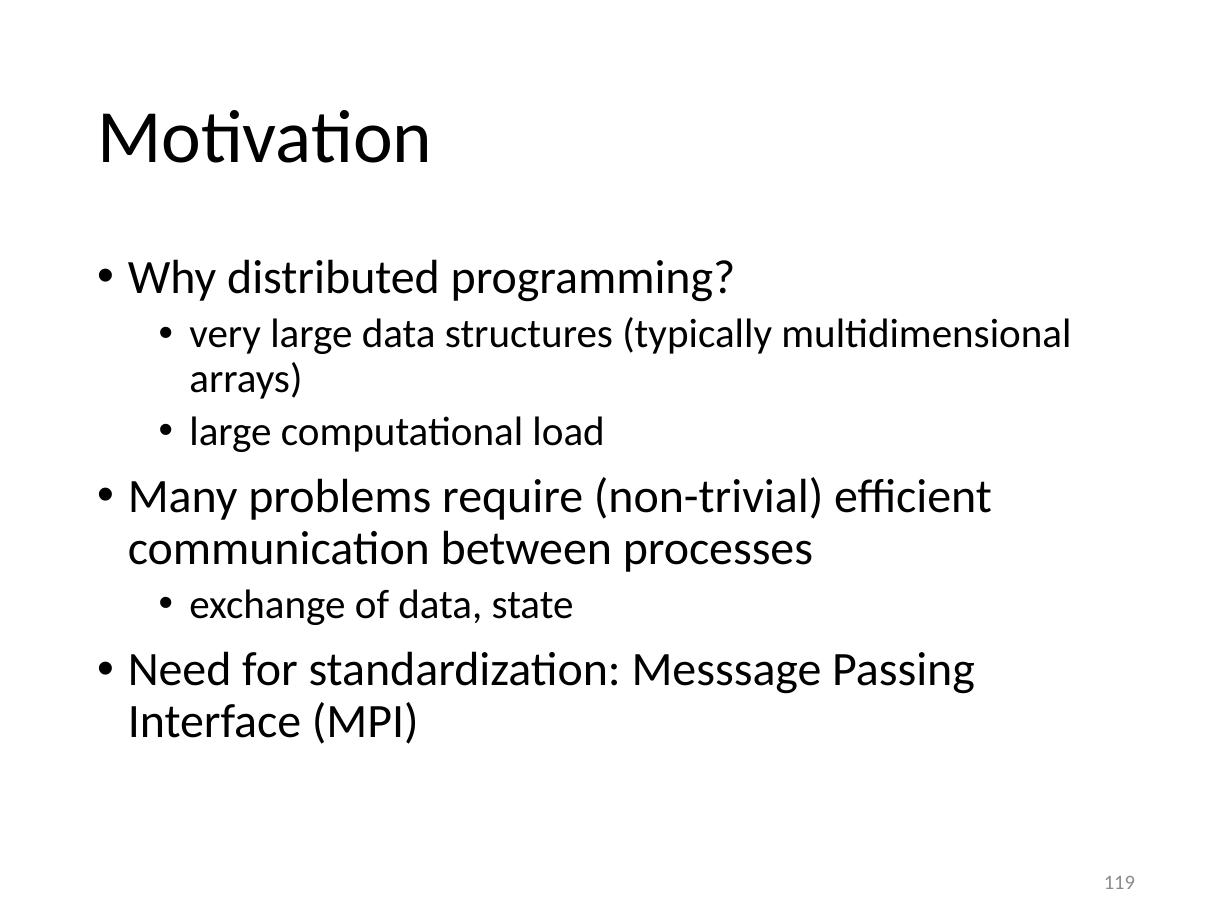
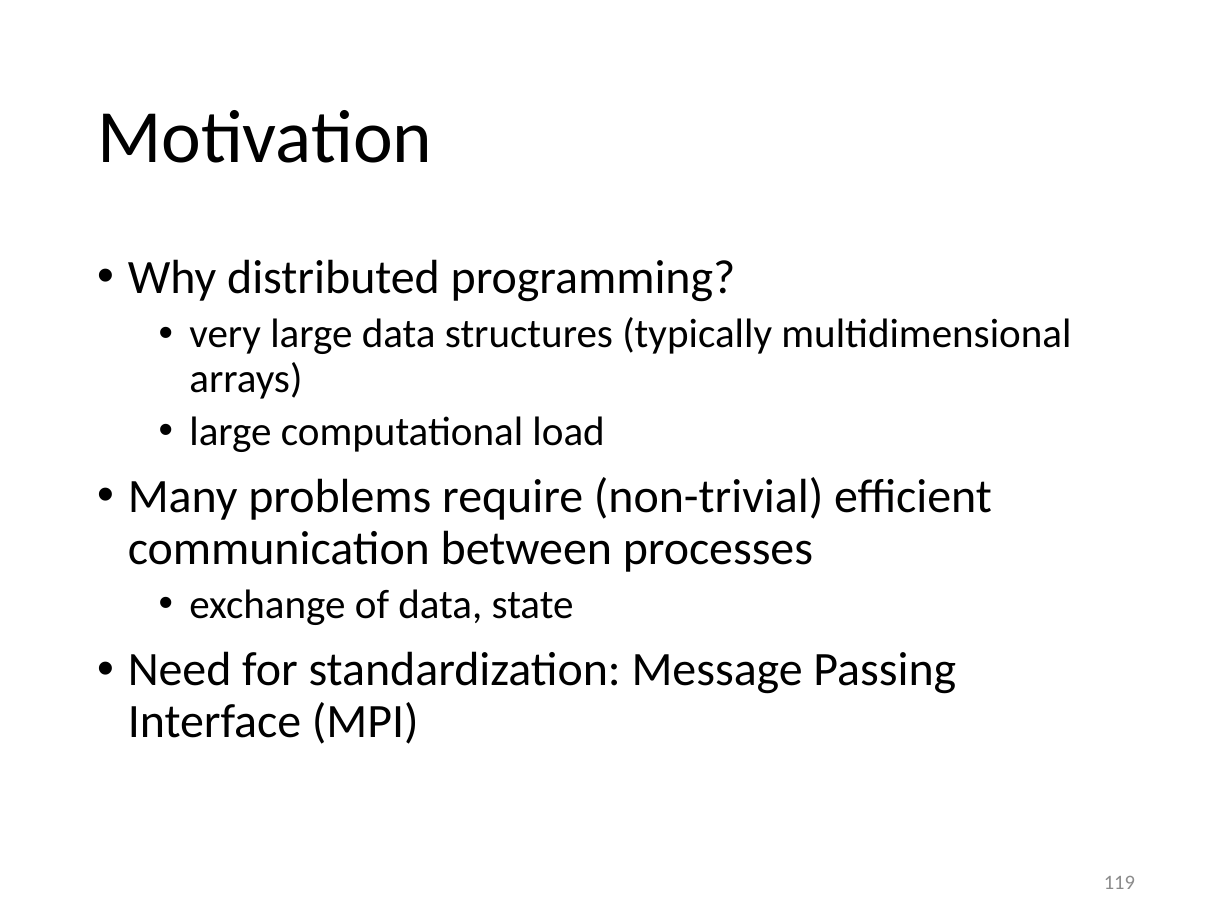
Before and after one commit to bramvdh91/training-material, a slide deck: slide 119 of Python/python_hpc.pptx. Drawn at 1232x924 pixels with LibreOffice and Linux fonts; fonts in the diff are those of the drawing. Boxes give left, top, right and bottom in pixels: in the first picture for what was removed or moved away, otherwise in the second. Text is boxed around its words. In the diff, an @@ line names an element or a change of style, - is before the commit and + after.

```diff
--- a/Python/python_hpc.pptx
+++ b/Python/python_hpc.pptx
@@ text at <box>128,651,956,744</box>: text changed @@
-• Need for standardization: Messsage Passing Interface (MPI)
+• Need for standardization: Message Passing Interface (MPI)
```
Also in this commit, not shown: 15 other slides changed.
